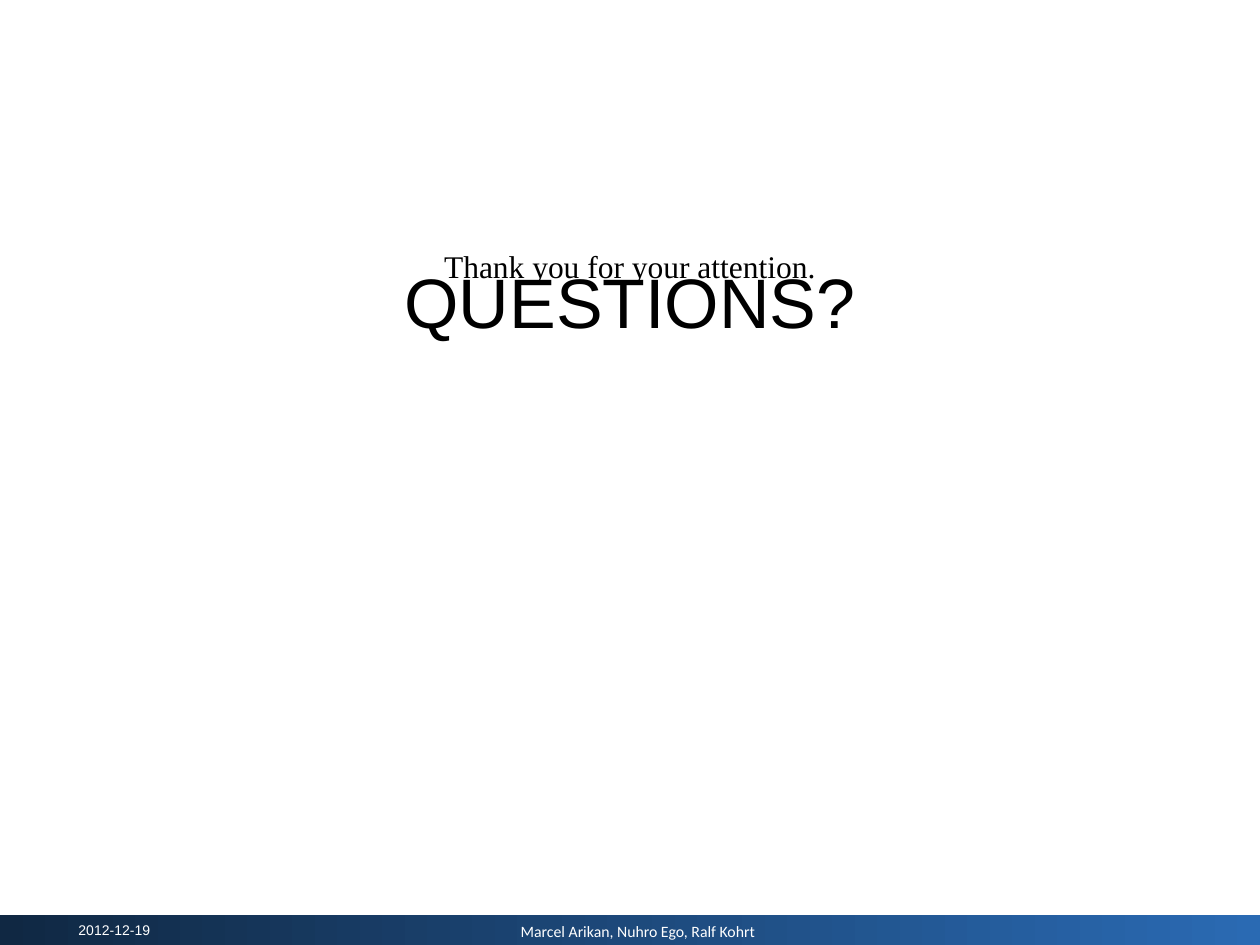
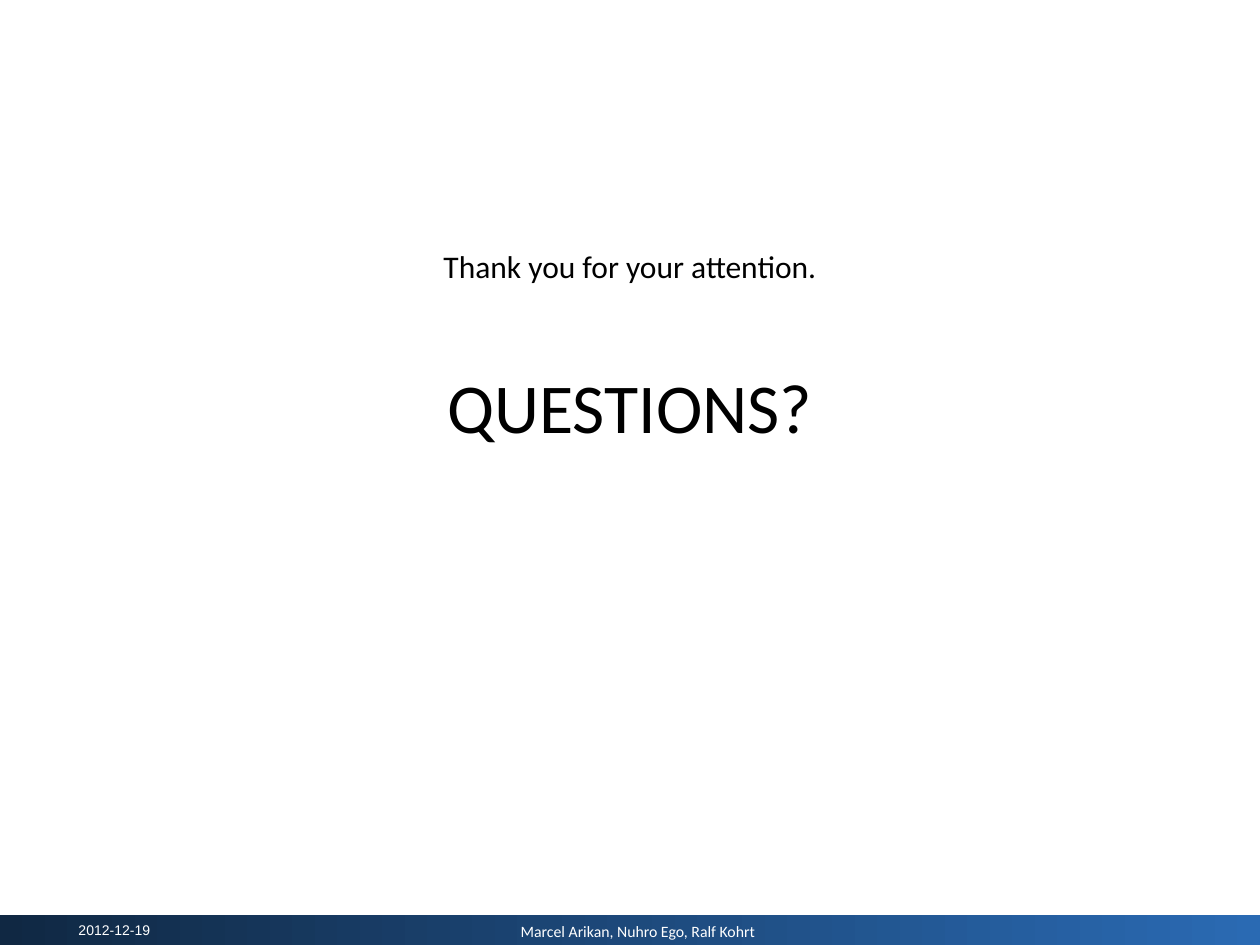
Before and after one commit to nuhro/Intersection-Problem, a slide deck: slide 20 of presentation/Presentation - Intersection Problem.pptx (slide 22 before the commit). Drawn at 1260x945 pixels with LibreOffice and Linux fonts; fonts in the diff are those of the drawing; background and template pictures are left out. Boxes give left, top, right and bottom in pixels: in the first picture for what was removed or moved away, otherwise in the second. Text is boxed around its words. In the diff, an @@ line names an element or a change of style, - is before the commit and + after.

```diff
--- a/presentation/Presentation - Intersection Problem.pptx
+++ b/presentation/Presentation - Intersection Problem.pptx
@@ text "Thank you for your attention." at (443, 256, 816, 283): font Times New Roman to Calibri; more space between paragraphs @@
@@ text "QUESTIONS?" at (448, 385, 813, 443): font Arial to Calibri; line spacing 14.1pt to 39.9pt; more space between paragraphs @@
@@ text "2012-12-19" at (78, 925, 150, 935): more space between paragraphs @@
```
Also in this commit, not shown: 12 other slides changed, 8 slides added, 10 slides removed, 17 other files.
